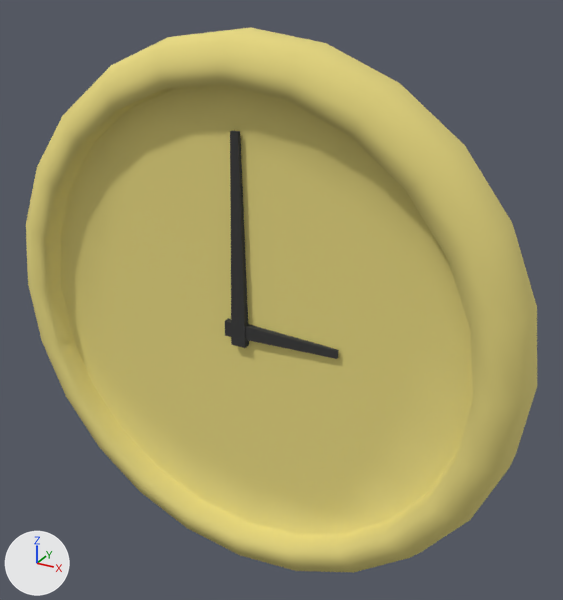
A saved change to the Blender file Assets/Prefabs/Models/Blendfiles/walls_variety.blend.
Both versions are drawn from a camera (50 mm lens) standing at (0.306, -0.501, 0.278) and looking at (0.02, 0.02, 0.018). The lights are fixed; the arrows at lower left show +X, +Y and +Z. The picture after the commit comes second. The same objects are shown in both versions, whatever each file hides.

The first picture shows 'Clock', 'Pointer_Large', 'Pointer_Small'.
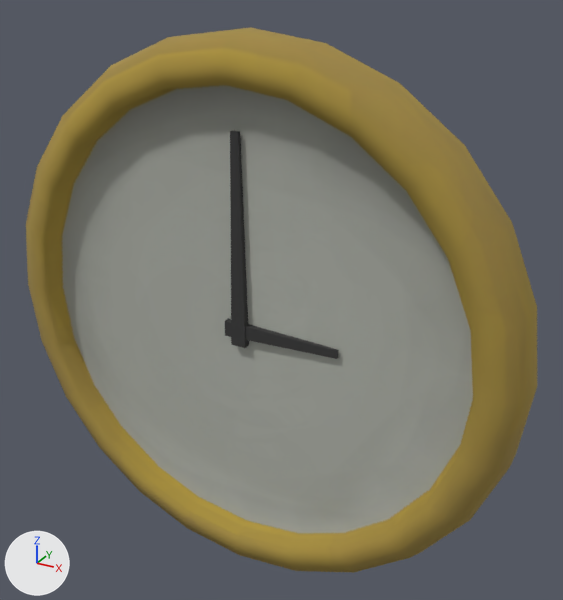
What changed in the scene script:
```text
Add img_tex_clock:
    img_tex_clock = load_image('Tex_Clock', 'Textures/Tex_Clock.png', 1024, 1024, 'sRGB')
Change mat_clock:
    remove mat_clock.base_color = (0.8, 0.69, 0.216)  # yellow #e7d880
    add mat_clock.texture = img_tex_clock
```

Boxes [x1, y1, x2, y2] around the edits, measured in the pictures (563 x 600 px):
'Clock', surface changed (darker): [26, 27, 537, 573] in both
